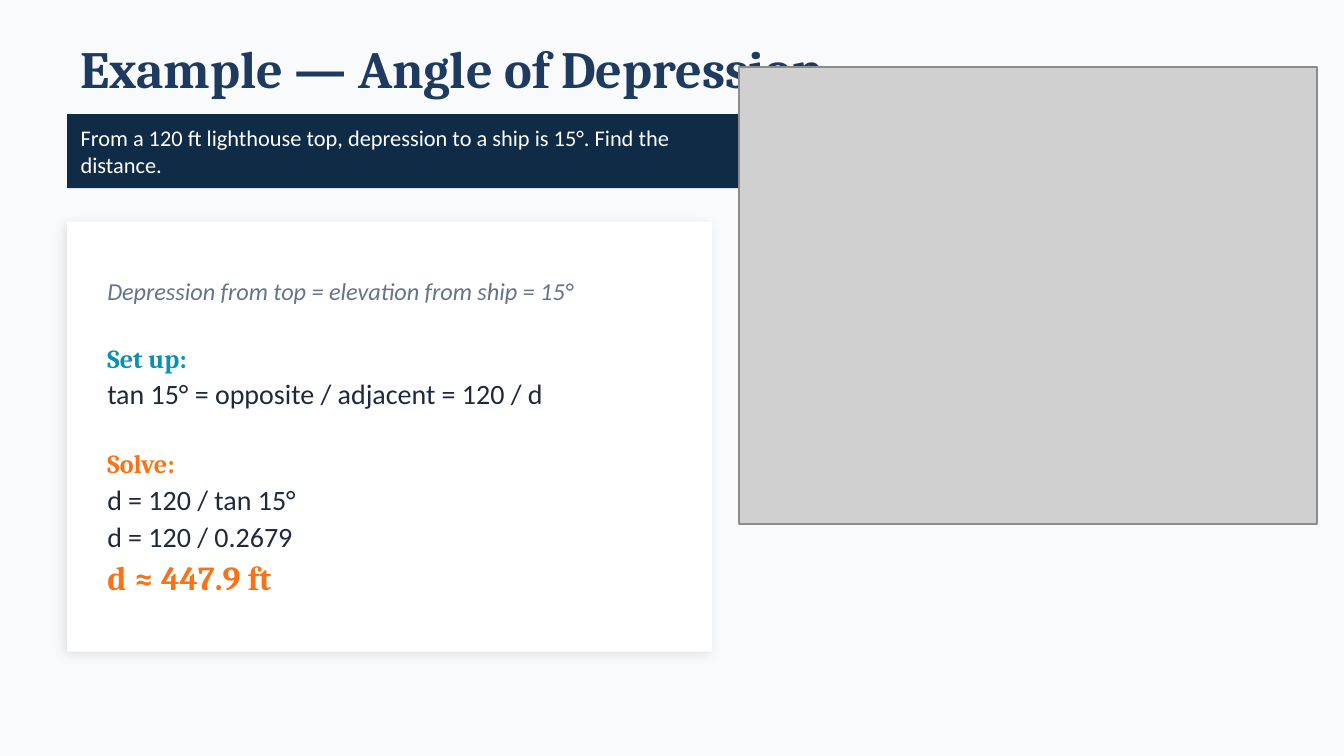
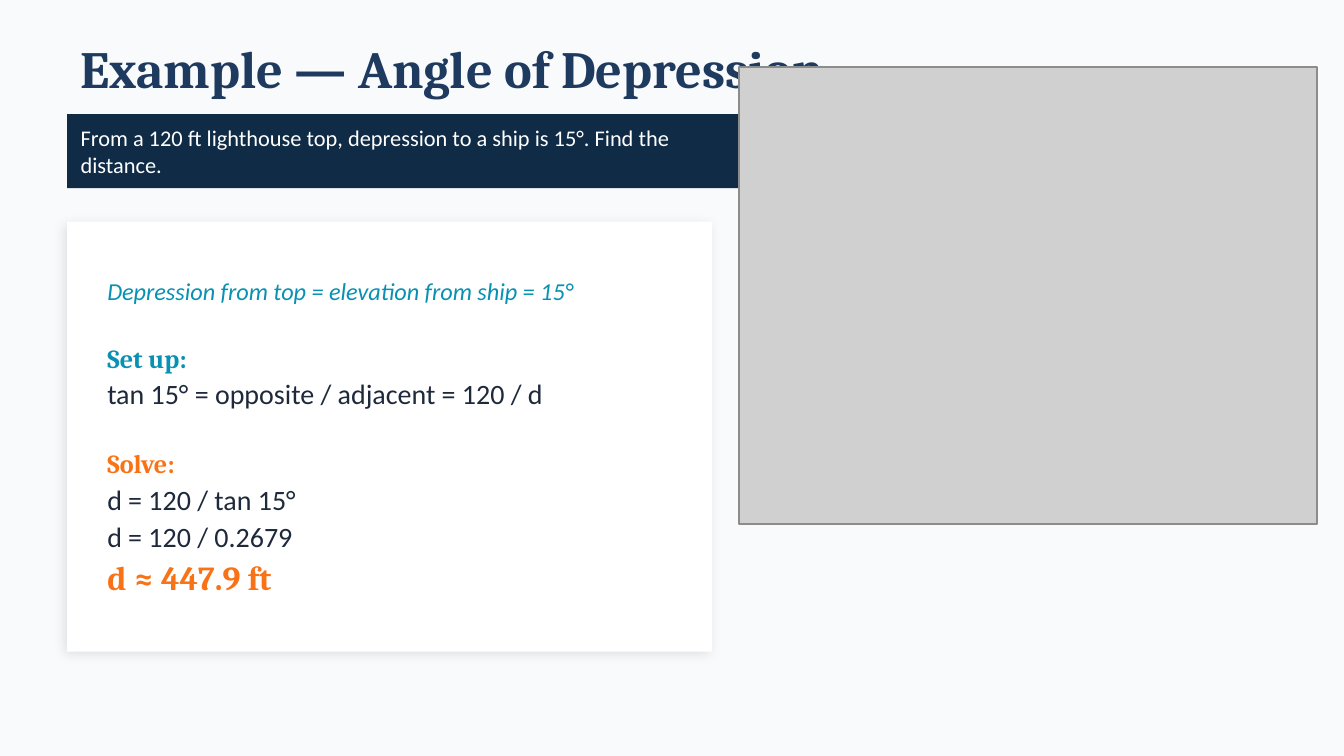
Before and after one commit to andrewhvolk/andrewhvolk.github.io, a slide deck: slide 9 of slides/Math130Unit3C.pptx (slide 8 before the commit). Drawn at 1344x756 pixels with LibreOffice and Linux fonts; fonts in the diff are those of the drawing; grey boxes stand for pictures. Boxes give left, top, right and bottom in pixels: in the first picture for what was removed or moved away, otherwise in the second. Text is boxed around its words. In the diff, an @@ line names an element or a change of style, - is before the commit and + after.

```diff
--- a/slides/Math130Unit3C.pptx
+++ b/slides/Math130Unit3C.pptx
@@ text at bbox=[107, 283, 573, 304]: text colour #64748B to #0891B2 in "Depression from top = elevation from ship ..." @@
```
Also in this commit, not shown: 5 other slides changed, 2 slides added, 6 other files.
